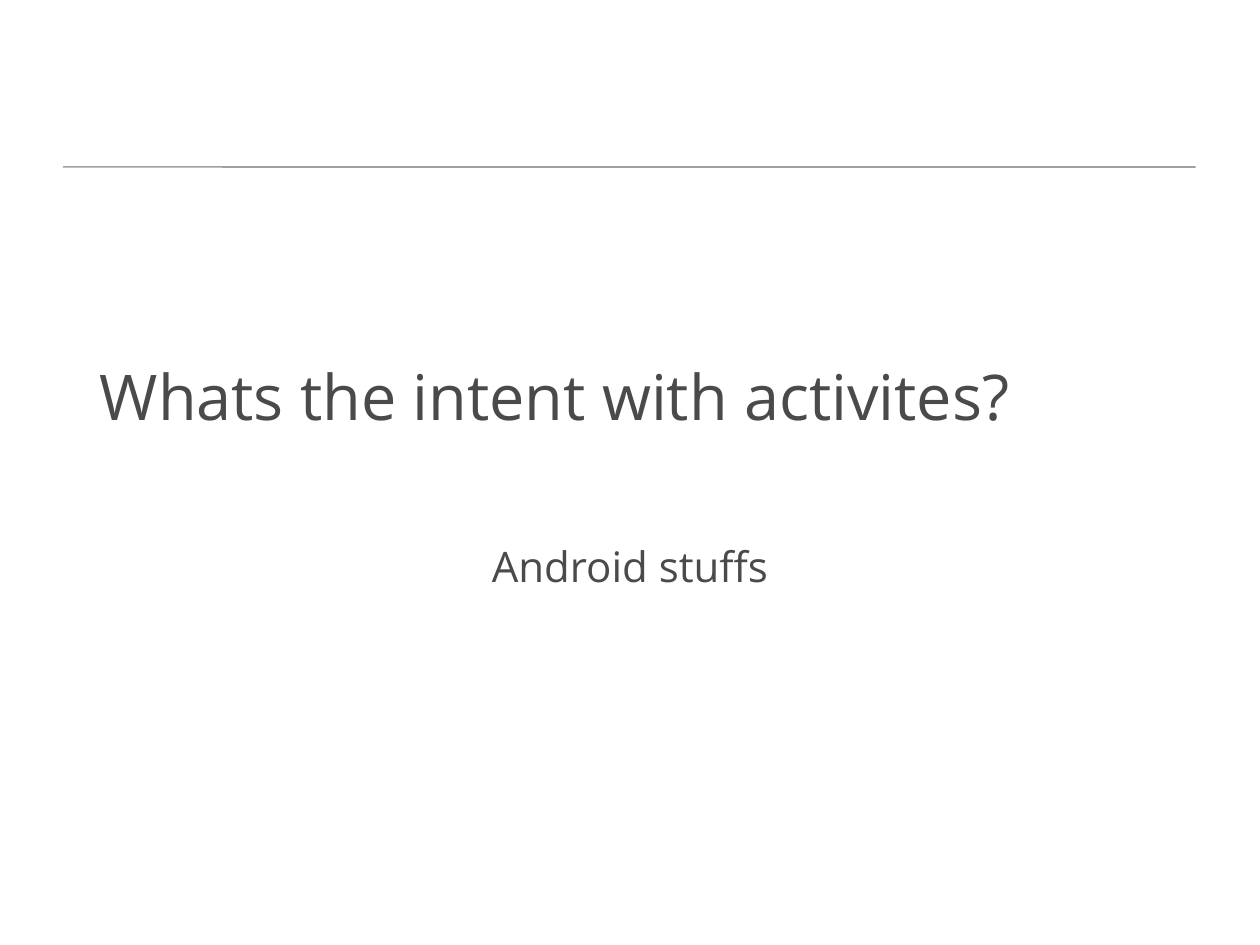
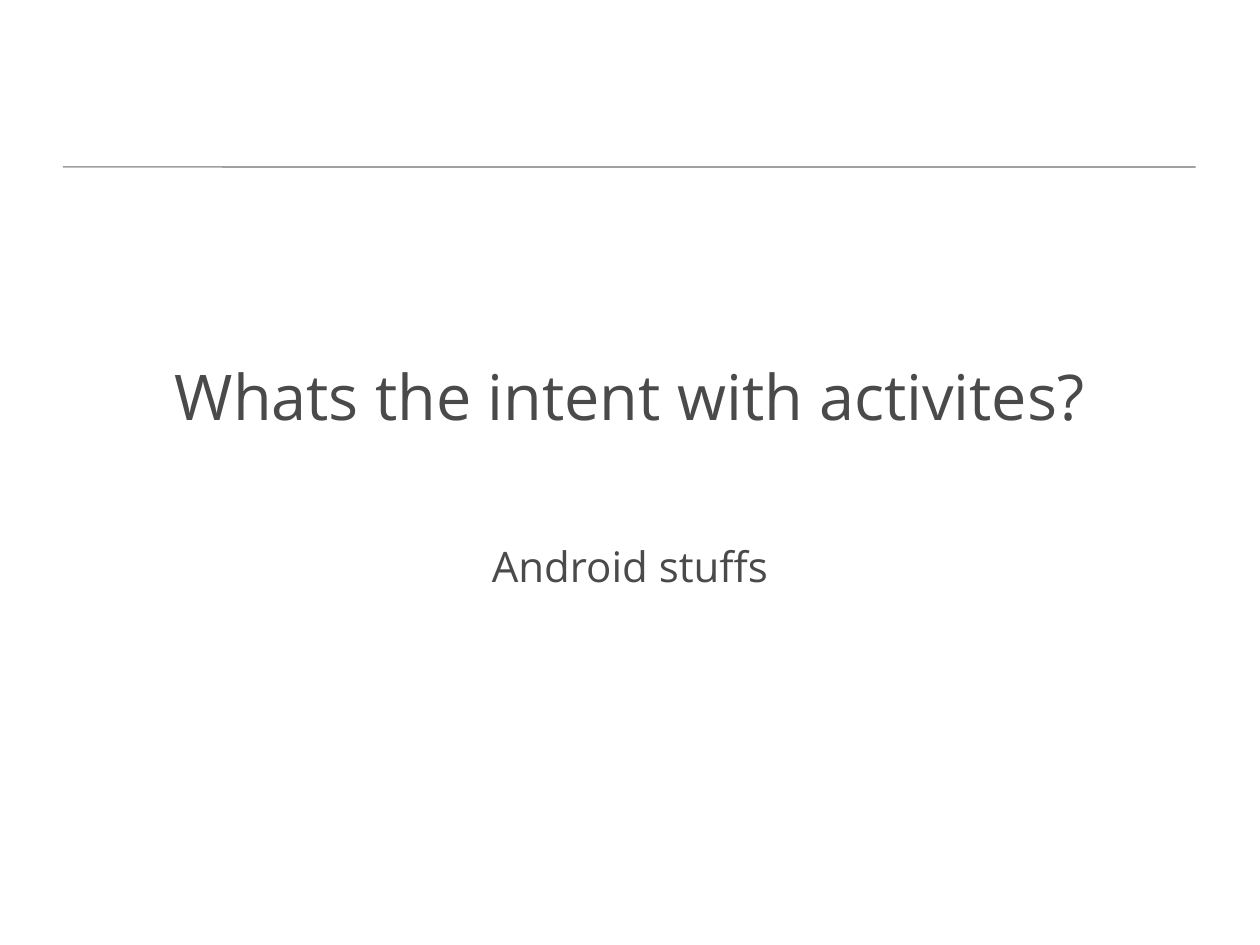
Before and after one commit to FredrikL/ActivitesAndIntentPresentation, a slide deck: slide 1 of Whats the intent with activites.pptx. Drawn at 1260x945 pixels with LibreOffice and Linux fonts; fonts in the diff are those of the drawing; background and template pictures are left out. Boxes give left, top, right and bottom in pixels: in the first picture for what was removed or moved away, otherwise in the second. Text is boxed around its words. In the diff, an @@ line names an element or a change of style, - is before the commit and + after.

Commit message:
You can has slides

```diff
--- a/Whats the intent with activites.pptx
+++ b/Whats the intent with activites.pptx
@@ title "Whats the intent with activites?" at (175,372,1084,421): alignment left to centre @@
```
Also in this commit, not shown: 2 slides added.
